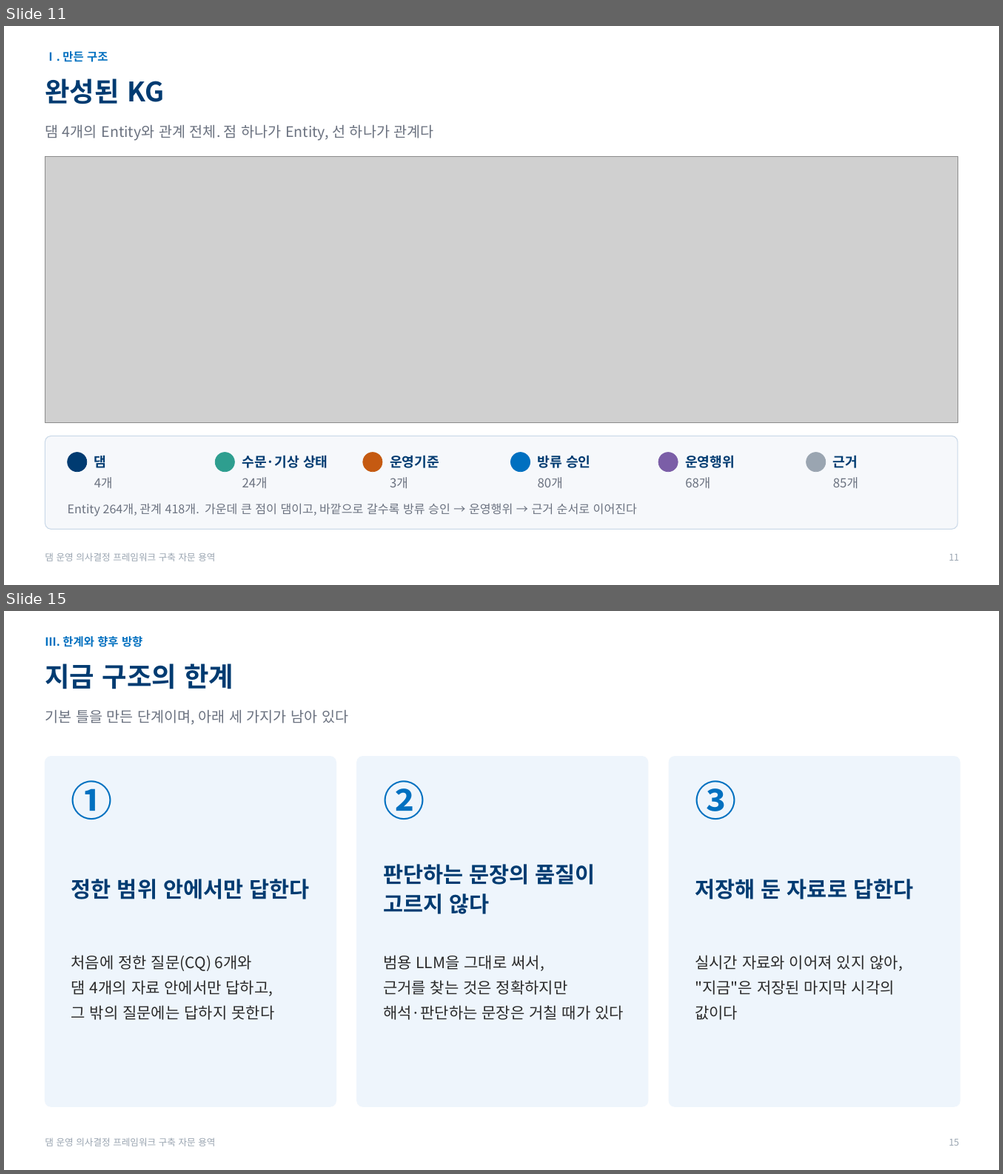
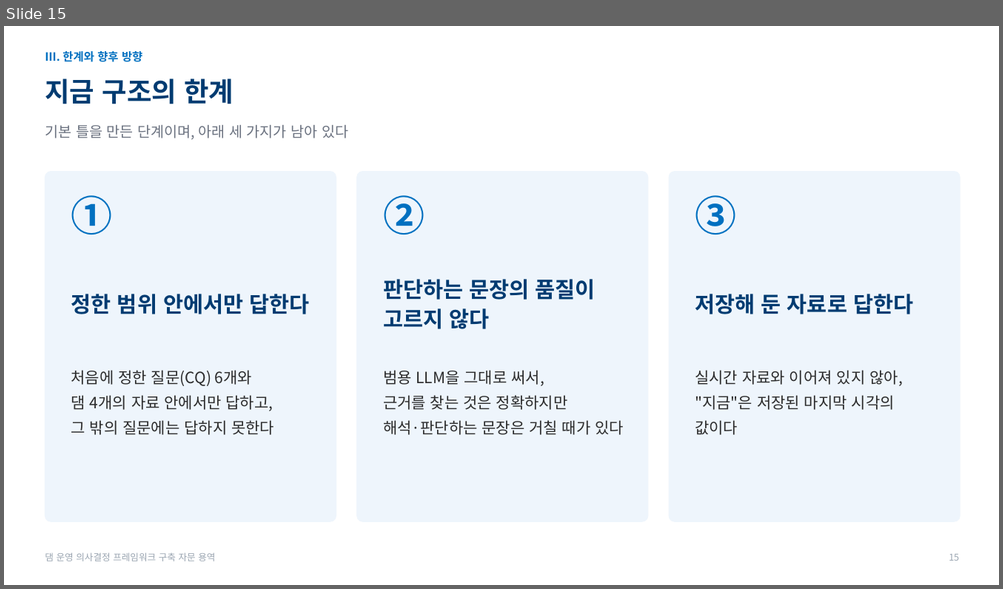
Before and after one commit to mkm1119/KGRAG-LLM, a slide deck: project_khnp/2026.11.26_한강수력본부_발표자료_초안.pptx. Shown one above the other, each under a label of ours: slides 11 and 15 before the commit, slide 15 after it; the slides between them are not shown. The pictures are 1003x1174 and 1003x589 pixels, drawn with LibreOffice and Linux fonts; fonts in the diff are those of the drawing; grey boxes stand for pictures; background and template pictures are left out. Boxes give left, top, right and bottom in pixels: in the first picture for what was removed or moved away, otherwise in the second. Text is boxed around its words. In the diff, an @@ line names an element or a change of style, - is before the commit and + after.

```diff
--- a/project_khnp/2026.11.26_한강수력본부_발표자료_초안.pptx
+++ b/project_khnp/2026.11.26_한강수력본부_발표자료_초안.pptx
@@ slide 11 removed at (x1=4, y1=26, x2=999, y2=585), background #FFFFFF; not listed: 1 template element that a slide beside it also shows @@
@@ text removed at (x1=45, y1=51, x2=108, y2=62) @@
-Ⅰ. 만든 구조
@@ text removed at (x1=45, y1=79, x2=164, y2=104) @@
-완성된 KG
@@ text removed at (x1=45, y1=125, x2=434, y2=141) @@
-댐 4개의 Entity와 관계 전체. 점 하나가 Entity, 선 하나가 관계다
@@ picture removed at (x1=45, y1=156, x2=958, y2=423) @@
@@ rounded rectangle removed at (x1=45, y1=437, x2=958, y2=530) @@
@@ ellipse removed at (x1=68, y1=453, x2=87, y2=472) @@
@@ text removed at (x1=94, y1=455, x2=107, y2=469) @@
-댐
@@ ellipse removed at (x1=215, y1=453, x2=235, y2=472) @@
@@ text removed at (x1=242, y1=455, x2=327, y2=469) @@
-수문·기상 상태
@@ ellipse removed at (x1=363, y1=453, x2=382, y2=472) @@
@@ text removed at (x1=390, y1=455, x2=439, y2=469) @@
-운영기준
@@ ellipse removed at (x1=511, y1=453, x2=530, y2=472) @@
@@ text removed at (x1=538, y1=455, x2=590, y2=469) @@
-방류 승인
@@ ellipse removed at (x1=658, y1=453, x2=677, y2=472) @@
@@ text removed at (x1=685, y1=455, x2=734, y2=469) @@
-운영행위
@@ ellipse removed at (x1=806, y1=453, x2=825, y2=472) @@
@@ text removed at (x1=833, y1=455, x2=857, y2=469) @@
-근거
@@ text removed at (x1=94, y1=477, x2=113, y2=488) @@
-4개
@@ text removed at (x1=242, y1=477, x2=267, y2=488) @@
-24개
@@ text removed at (x1=390, y1=477, x2=408, y2=489) @@
-3개
@@ text removed at (x1=538, y1=477, x2=563, y2=489) @@
-80개
@@ text removed at (x1=685, y1=477, x2=710, y2=488) @@
-68개
@@ text removed at (x1=833, y1=477, x2=858, y2=489) @@
-85개
@@ text removed at (x1=68, y1=503, x2=637, y2=517) @@
-Entity 264개, 관계 418개. 가운데 큰 점이 댐이고, 바깥으로 갈수록 방류 승인 → 운영행위 → 근거 순서로 이어진다
@@ page number removed at (x1=948, y1=554, x2=959, y2=561) @@
-11
```
Also in this commit, not shown: 13 slides changed, 1 slide added, 3 other files.
